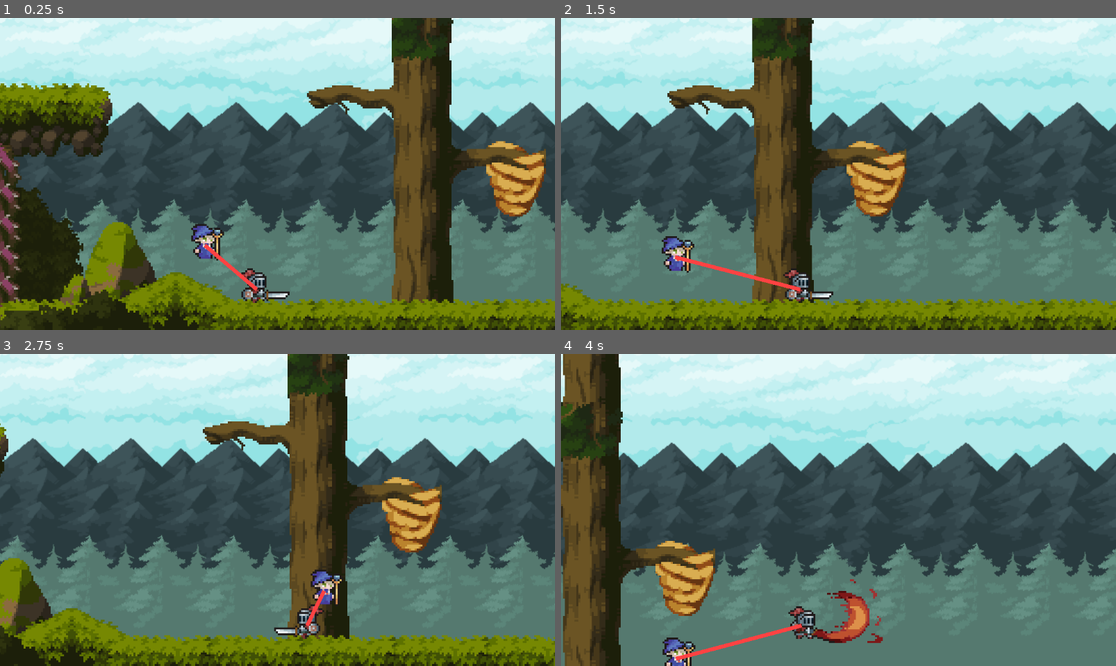
Above: before the commit, frames 1-4 (two rows, left to right).
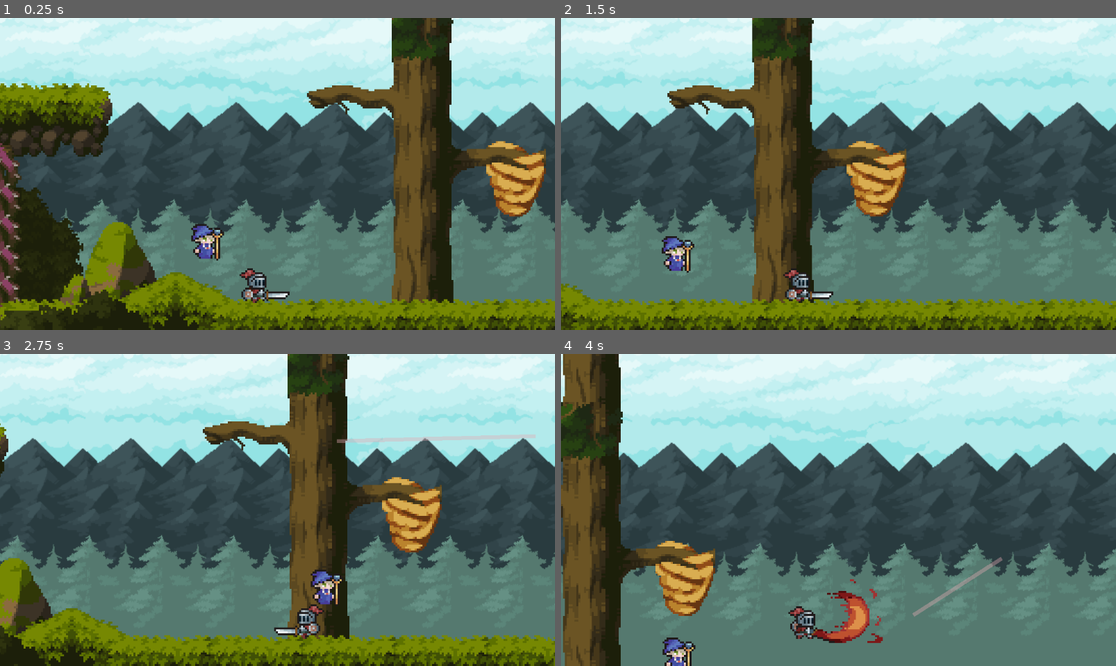
Above: after the commit, the same moments.

Repository: alexanderyee/knightstand
Game: Godot game, scene res://scenes/level.tscn
The game is run twice, just before and just after one commit, with the same random seed, the same clock (stepped at 60 frames per second) and the same inputs.
Inputs (mouse positions are in pixels of both pictures, inside the frame that each line leads up to):
- Up to frame 1 (0.25 s): no input
- Up to frame 2 (1.5 s): move the mouse to (960, 158) at 0.52 s; hold Right mouse button (stand_ability_1, bound only after the c… 0.53-1.28 s; hold D (move_knight_right) from 0.53 s (still down); tap Space (knight_jump) at 0.77 s; move the mouse to (727, 189) at 1.27 s; tap G (knight_attack1) at 1.35 s
- Up to frame 3 (2.75 s): tap Space (knight_jump) at 1.52 s; right-click (166, 525) at 1.55 s; move the mouse to (333, 441) at 2.02 s; release D (move_knight_right) at 2.03 s; hold A (move_knight_left) from 2.03 s (still down); hold Right mouse button (stand_ability_1, bound only after the c… from 2.03 s (still down); tap H (knight_attack2) at 2.1 s
- Up to frame 4 (4 s): move the mouse to (810, 572) at 2.77 s; release A (move_knight_left) at 2.78 s; release Right mouse button (stand_ability_1, bound only after the c… at 2.78 s; hold D (move_knight_right) from 2.78 s (still down); tap J (knight_attack3) at 2.85 s; tap Space (knight_jump) at 3.02, 3.77 s; right-click (810, 572) at 3.05 s; move the mouse to (1005, 556) at 3.52 s; hold Right mouse button (stand_ability_1, bound only after the c… from 3.53 s (still down)

The runs differ from the first frame. In frame 1, 0.2% of the frame differs, in the area x 36-47%, y 72-88%; in frame 2, 0.3%; in frame 3, 0.5%; in frame 4, 0.6%, in the area x 20-80%, y 65-99%.

Commit message:
add gravity zones ability

Diff:
--- /dev/null
+++ b/gravity_orb.gd
@@ -0,0 +1,40 @@
+extends Area2D
+
+@export var base_strength := .005
+
+var bodies_in_aoe := []
+
+func _ready() -> void:
+	collision_layer = 0
+	collision_mask = 2 # player layer
+
+func _process(delta: float) -> void:
+	for body_dict in bodies_in_aoe:
+		# for now we just multiply the entry vector and speed
+		#body_dict["body"].velocity += body_dict["entry_vector"] * body_dict["entry_speed"] * base_strength
+		pass
+
+func _on_body_entered(body: Node2D) -> void:
+	# we can only apply gravity to the knight for now
+	if body is Knight:
+		# calc normal vector from player to center of aoe
+		var vector_towards_orb : Vector2 = position - body.position
+		var dir_of_gravity := vector_towards_orb.normalized()
+		bodies_in_aoe.append({
+			"body": body,
+			"entry_vector": vector_towards_orb.normalized(),
+			"entry_speed": body.velocity.length()}
+		)
+		body.is_in_grav = true
+
+
+func _on_body_exited(body: Node2D) -> void:
+	if body is Knight:
+		body.is_in_grav = false
+		var indices_to_delete := []
+		for i in range(bodies_in_aoe.size()):
+			if bodies_in_aoe[i]["body"] == body:
+				indices_to_delete.push_front(i)
+
+		for i in indices_to_delete:
+			bodies_in_aoe.remove_at(i)
--- a/project.godot
+++ b/project.godot
@@ -67,3 +67,13 @@
 "events": [Object(InputEventKey,"resource_local_to_scene":false,"resource_name":"","device":-1,"window_id":0,"alt_press …(195 unchanged characters)…
 ]
 }
+stand_ability_1={
+"deadzone": 0.2,
+"events": [Object(InputEventMouseButton,"resource_local_to_scene":false,"resource_name":"","device":-1,"window_id":0,"alt_pressed":false,"shift_pressed":false,"ctrl_pressed":false,"meta_pressed":false,"button_mask":2,"position":Vector2(238, 15),"global_position":Vector2(247, 63),"factor":1.0,"button_index":2,"canceled":false,"pressed":true,"double_click":false,"script":null)
+]
+}
+
+[layer_names]
+
+2d_physics/layer_1="ground"
+2d_physics/layer_2="player"
--- /dev/null
+++ b/scenes/gravity_orb.tscn
@@ -0,0 +1,23 @@
+[gd_scene load_steps=3 format=3 uid="uid://drw6w1cr3nry"]
+
+[ext_resource type="Script" uid="uid://4oqks3atre4t" path="res://gravity_orb.gd" id="1_sihuu"]
+
+[sub_resource type="CircleShape2D" id="CircleShape2D_ijodc"]
+radius = 34.0147
+
+[node name="GravityOrb" type="Area2D"]
+gravity_space_override = 1
+gravity_point_unit_distance = 6.664
+gravity_point_center = Vector2(1, -1)
+gravity_direction = Vector2(1, -1)
+gravity = 500.0
+linear_damp = 3.92
+angular_damp = 7.83
+script = ExtResource("1_sihuu")
+
+[node name="CollisionShape2D" type="CollisionShape2D" parent="."]
+shape = SubResource("CircleShape2D_ijodc")
+debug_color = Color(0.43, 0, 0.379833, 0.419608)
+
+[connection signal="body_entered" from="." to="." method="_on_body_entered"]
+[connection signal="body_exited" from="." to="." method="_on_body_exited"]
--- /dev/null
+++ b/scenes/gravity_zone.tscn
@@ -0,0 +1,10 @@
+[gd_scene load_steps=2 format=3 uid="uid://b58qqvqdkdbb3"]
+
+[ext_resource type="Script" uid="uid://d4cmpmx6x5y7n" path="res://scripts/gravity_zone.gd" id="1_tjc6p"]
+
+[node name="GravityZone" type="Area2D"]
+gravity_space_override = 1
+script = ExtResource("1_tjc6p")
+
+[connection signal="body_entered" from="." to="." method="_on_body_entered"]
+[connection signal="body_exited" from="." to="." method="_on_body_exited"]
--- a/scenes/knight.tscn
+++ b/scenes/knight.tscn
@@ -1633,6 +1633,7 @@
 
 [node name="Knight" type="CharacterBody2D"]
 script = ExtResource("1_qhqgy")
+friction = 500.0
 
 [node name="CollisionShape2D" type="CollisionShape2D" parent="."]
 shape = SubResource("CapsuleShape2D_wnwbv")
--- a/scenes/level.tscn
+++ b/scenes/level.tscn
@@ -6686,8 +6686,10 @@
 
 [node name="Stand" parent="." instance=ExtResource("9_8c41q")]
 position = Vector2(-17, 606)
-collision_layer = 0
+collision_layer = 2
+speed = 130.0
 tether_tension = 5.405
+friction = 4.0
 
 [node name="WorldBoundary" type="StaticBody2D" parent="."]
 position = Vector2(-81, 10)
@@ -6697,7 +6699,11 @@
 shape = SubResource("WorldBoundaryShape2D_klq6b")
 debug_color = Color(0.922939, 0, 0.148091, 0.42)
 
-[node name="Line2D" type="Line2D" parent="."]
+[node name="DebugTether" type="Line2D" parent="."]
+visible = false
 width = 2.0
 default_color = Color(1, 0.26, 0.26, 1)
 script = ExtResource("10_olg7q")
+
+[node name="Line2D" type="Line2D" parent="."]
+default_color = Color(0.886275, 0.662745, 0.698039, 0.643137)
--- /dev/null
+++ b/scripts/gravity_zone.gd
@@ -0,0 +1,18 @@
+extends Area2D
+
+
+func _ready() -> void:
+	collision_layer = 0
+	collision_mask = 2 # player layer
+
+func _process(delta: float) -> void:
+	pass
+
+func _on_body_entered(body: Node2D) -> void:
+	# we can only apply gravity to the knight for now
+	if body is Knight:
+		body.is_in_grav = true
+
+func _on_body_exited(body: Node2D) -> void:
+	if body is Knight:
+		body.is_in_grav = false
--- a/scripts/knight.gd
+++ b/scripts/knight.gd
@@ -3,6 +3,7 @@
 
 @export var speed = 100.0
 @export var jump_velocity = -250.0
+@export var friction = 1000.0
 const ATTACK_ANIM_NAMES = ["attack1", "attack2", "attack3"]
 
 @onready var anim_tree: AnimationTree = $AnimationTree
@@ -11,27 +12,27 @@
 var attack_state: AttackState
 var in_action = false
 var last_facing_direction = 1.0
+var is_in_grav = false
 
 func _ready() -> void:
 	anim_tree_state_machine = anim_tree.get("parameters/playback")
 
 func _physics_process(delta: float) -> void:
-
 	# Add the gravity.
-	if not is_on_floor():
+	if not is_on_floor() or is_in_grav:
 		velocity += get_gravity() * delta
 
 	# Handle jump.
 	if Input.is_action_just_pressed("knight_jump") and is_on_floor():
 		velocity.y = jump_velocity
-
-	# Get the input direction and handle the movement/deceleration.
-	# As good practice, you should replace UI actions with custom gameplay actions.
-	var direction := Input.get_axis("move_knight_left", "move_knight_right")
-	if direction:
-		velocity.x = direction * speed
-	else:
-		velocity.x = move_toward(velocity.x, 0, speed)
+	if not is_in_grav:
+		# Get the input direction and handle the movement/deceleration.
+		# As good practice, you should replace UI actions with custom gameplay actions.
+		var direction := Input.get_axis("move_knight_left", "move_knight_right")
+		if direction:
+			velocity.x = direction * speed
+		else:
+			velocity.x = move_toward(velocity.x, 0, friction * delta)
 
 	# Handle attack, walk, idle anims
 	# Blendtree params are set by KnightMovement and KnightMelee components
--- a/scripts/level_layout.gd
+++ b/scripts/level_layout.gd
@@ -22,7 +22,6 @@
 			x_upper_bound = tilemap_layer_bounds_pixels.end.x
 		if tilemap_layer_bounds_pixels.end.y > y_upper_bound:
 			y_upper_bound = tilemap_layer_bounds_pixels.end.y
-	print("im rdy")
 # returns the bounds of the level, used for limiting the camera
 func get_level_bounds() -> Array:
 	return [x_upper_bound, x_lower_bound, y_upper_bound, y_lower_bound]
--- a/scripts/stand.gd
+++ b/scripts/stand.gd
@@ -1,11 +1,21 @@
 extends CharacterBody2D
+
+const GRAVITY_ORB_SCENE = preload("res://scenes/gravity_orb.tscn")
+const GRAVITY_ZONE_SCENE = preload("res://scenes/gravity_zone.tscn")
+
 
 @export var speed := 150.0
 @export var max_range := 50
 @export var max_tether_range := 55
 @export var tether_tension := 5.0
 @export var friction := 7.0
+@export var grav_zone_width := 20.0
+
+
+
 @onready var knight: Knight = $"../Knight"
+
+var grav_zone_ghost: Line2D
 
 func _physics_process(delta: float) -> void:
 	var raw_input := Input.get_vector("move_stand_left", "move_stand_right", "move_stand_up", "move_stand_down")
@@ -23,4 +33,44 @@
 		var vector_towards_max_range := vector_towards_knight.limit_length(distance_to_knight - max_range)
 		position = lerp(position, position + vector_towards_max_range, tether_tension * delta)
 
+	if Input.is_action_pressed("stand_ability_1"):
+		# instantiate line if haven't already
+		if not grav_zone_ghost:
+			grav_zone_ghost = Line2D.new()
+			grav_zone_ghost.width = 2
+			grav_zone_ghost.default_color = Color.from_rgba8(226, 169, 178, 100)
+			add_sibling(grav_zone_ghost)
+			grav_zone_ghost.add_point(get_global_mouse_position())
+		# remove the last point and add a new one at mouse position
+		else:
+			grav_zone_ghost.remove_point(grav_zone_ghost.get_point_count() - 1)
+		grav_zone_ghost.add_point(get_global_mouse_position())
+	if Input.is_action_just_released("stand_ability_1"):
+		# create grav zone between points
+		# TODO move this to constructor of gravity zone
+		var gravity_zone := GRAVITY_ZONE_SCENE.instantiate()
+		var grav_zone_collision_shape = CollisionShape2D.new()
+		var grav_zone_rect_shape = RectangleShape2D.new()
+		grav_zone_rect_shape.size = Vector2(get_line2d_length(grav_zone_ghost), grav_zone_width)
+		grav_zone_collision_shape.shape = grav_zone_rect_shape
+		gravity_zone.add_child(grav_zone_collision_shape)
+		gravity_zone.rotate(grav_zone_ghost.points[0].angle_to_point(grav_zone_ghost.points[1]))
+		gravity_zone.global_position = (grav_zone_ghost.points[0] + grav_zone_ghost.points[1]) / 2.0
+		gravity_zone.gravity_direction =  (grav_zone_ghost.points[1] -  grav_zone_ghost.points[0]).normalized()
+		gravity_zone.gravity = 1500.0
+		add_sibling(gravity_zone)
+		grav_zone_ghost.queue_free()
+		print()
+
 	move_and_slide()
+
+# should only be for two points in this function, but decided to do it for any
+# number of points anyway for utility (should be global then)
+func get_line2d_length(line: Line2D) -> float:
+	var length := 0.0
+	var prev_point
+	for point in line.points:
+		if prev_point:
+			length += (point - prev_point).length()
+		prev_point = point
+	return length
Not shown, added: gravity_orb.gd.uid
Not shown, added: scripts/gravity_zone.gd.uid
